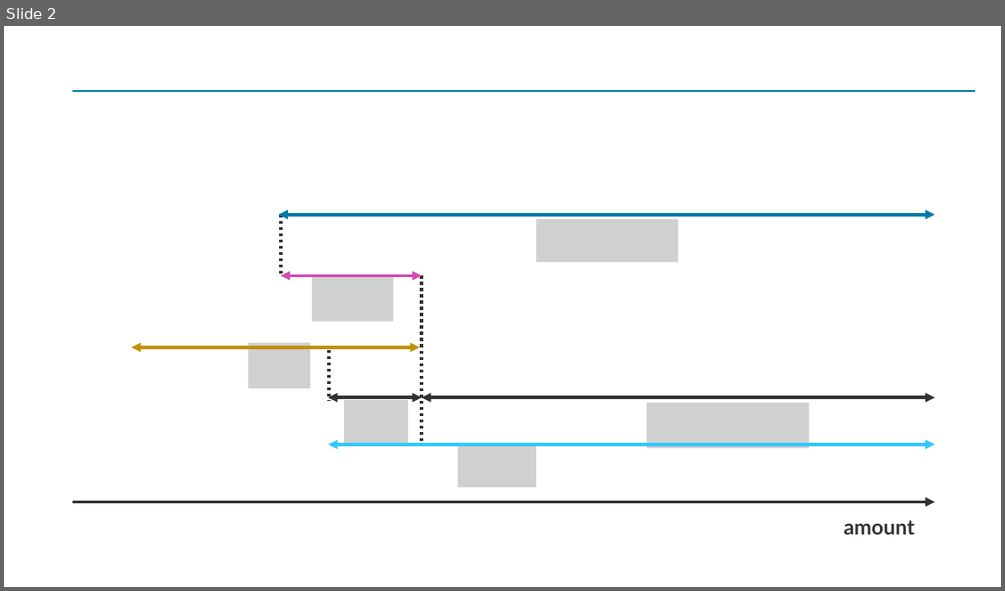
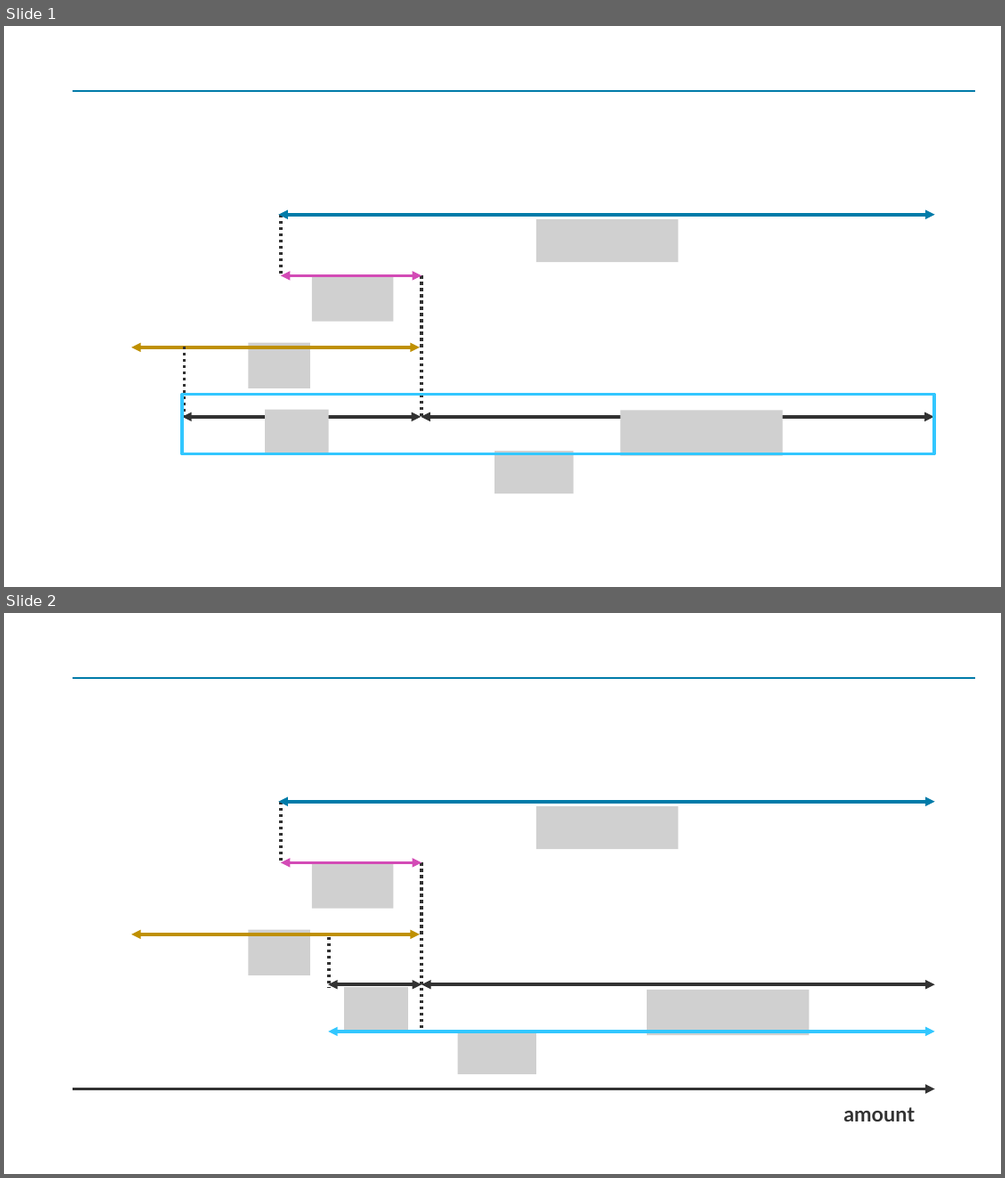
Before and after one commit to Yoshiaki-Harada/Resarch, a slide deck: Paper/master-thesis/src/img/chapter-2/図.pptx. Shown one above the other, each under a label of ours: slide 2 before the commit, slides 1 and 2 after it. The pictures are 1005x591 and 1005x1178 pixels, drawn with LibreOffice and Linux fonts; fonts in the diff are those of the drawing; grey boxes stand for pictures. Boxes give left, top, right and bottom in pixels: in the first picture for what was removed or moved away, otherwise in the second. Text is boxed around its words. In the diff, an @@ line names an element or a change of style, - is before the commit and + after.

```diff
--- a/Paper/master-thesis/src/img/chapter-2/図.pptx
+++ b/Paper/master-thesis/src/img/chapter-2/図.pptx
@@ slide 1 added at (4, 26, 1001, 587), background #FFFFFF; not listed: 1 template element that a slide beside it also shows @@
@@ double arrow added from (278, 215) to (935, 215), #007BA9 3 pt @@
@@ line added from (281, 215) to (281, 276), #323232 3 pt dashed @@
@@ picture added at (536, 220, 679, 263) @@
@@ double arrow added from (281, 276) to (421, 276), #D34BB6 3 pt @@
@@ picture added at (312, 276, 394, 321) @@
@@ line added from (421, 276) to (421, 417), #323232 3 pt dashed @@
@@ picture added at (249, 342, 310, 388) @@
@@ double arrow added from (131, 347) to (420, 347), #BF9000 3 pt @@
@@ line added from (184, 346) to (184, 417), #323232 3 pt dashed @@
@@ rectangle added at (182, 394, 934, 454), outline #32C7FF 3 pt @@
@@ double arrow added from (182, 417) to (421, 417), #323232 3 pt @@
@@ picture added at (265, 410, 329, 455) @@
@@ double arrow added from (421, 417) to (934, 417), #323232 3 pt @@
@@ picture added at (620, 410, 783, 456) @@
@@ picture added at (494, 451, 573, 493) @@
```
Also in this commit, not shown: 1 slide removed, 7 other files.
